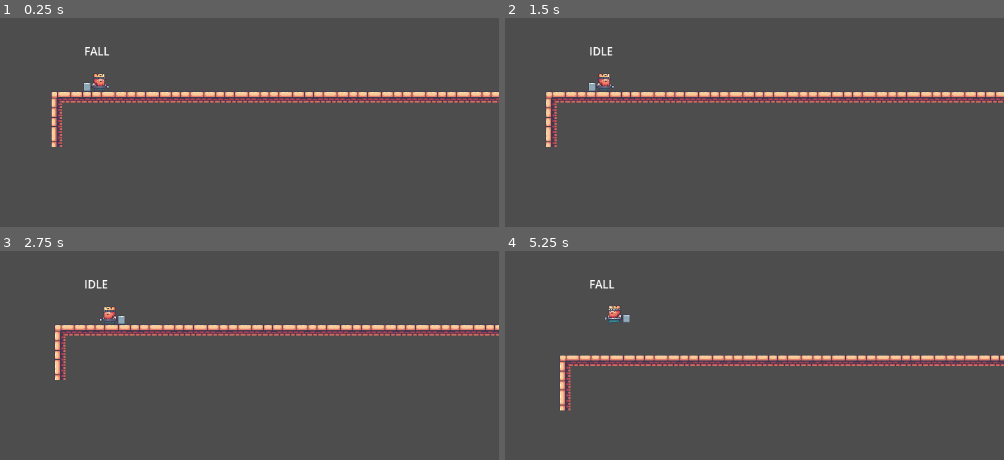
Above: before the commit, frames 1-4 (two rows, left to right).
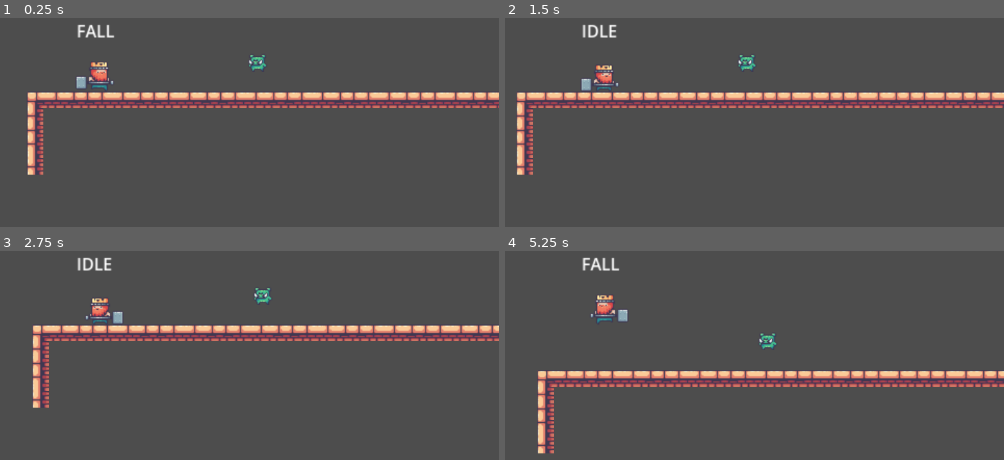
Above: after the commit, the same moments.

Repository: GabrielRSSantos/pig-game
Game: Godot game, scene res://Scenes/main.tscn
The game is run twice, just before and just after one commit, with the same random seed, the same clock (stepped at 60 frames per second) and the same inputs.
Inputs:
- Up to frame 1 (0.25 s): no input
- Up to frame 2 (1.5 s): tap Enter (ui_accept) at 0.5, 0.77 s; hold Right (ui_right) from 0.53 s (still down); tap A (A) at 0.6 s; tap D (D) at 0.8, 1.35 s
- Up to frame 3 (2.75 s): tap Enter (ui_accept) at 1.52 s; tap E (E) at 1.55 s; release Right (ui_right) at 2.03 s; hold Left (ui_left) from 2.03 s (still down); hold E (E) from 2.03 s (still down); tap A (A) at 2.3 s
- Up to frame 4 (5.25 s): tap Enter (ui_accept) at 2.75, 3.02, 3.5, 3.77, 4.25, 4.52, 5 s; release Left (ui_left) at 2.78 s; release E (E) at 2.78 s; hold Right (ui_right) 2.78-4.28 s; tap A (A) at 2.85, 4.55 s; tap D (D) at 3.05, 3.6 s; hold E (E) 3.53-4.28 s; hold Left (ui_left) 4.28-5.03 s; tap E (E) at 4.35 s; hold Right (ui_right) from 5.03 s (still down); tap W (W) at 5.1 s

The runs differ from the first frame. In frame 1, 7.9% of the frame differs, in the area x 5-100%, y 3-76%; in frame 2, 7.9%; in frame 3, 7.7%; in frame 4, 12%, in the area x 6-100%, y 3-98%.

Commit message:
Adding enemy and collision

Diff:
--- /dev/null
+++ b/Scenes/enemy.tscn
@@ -0,0 +1,195 @@
+[gd_scene load_steps=28 format=3 uid="uid://dkj28mmpqfgya"]
+
+[ext_resource type="Texture2D" uid="uid://ioe4dbup1ci2" path="res://Assets/Sprites/03-Pig/Attack (34x28).png" id="1_1f0kj"]
+[ext_resource type="Texture2D" uid="uid://bg2uysbo6uokf" path="res://Assets/Sprites/03-Pig/Idle (34x28).png" id="1_hghv2"]
+[ext_resource type="Texture2D" uid="uid://bjvmyocatlnp" path="res://Assets/Sprites/03-Pig/Run (34x28).png" id="3_afpow"]
+
+[sub_resource type="AtlasTexture" id="AtlasTexture_ta2yt"]
+atlas = ExtResource("1_1f0kj")
+region = Rect2(0, 0, 34, 28)
+
+[sub_resource type="AtlasTexture" id="AtlasTexture_m4x7e"]
+atlas = ExtResource("1_1f0kj")
+region = Rect2(34, 0, 34, 28)
+
+[sub_resource type="AtlasTexture" id="AtlasTexture_vt4ob"]
+atlas = ExtResource("1_1f0kj")
+region = Rect2(68, 0, 34, 28)
+
+[sub_resource type="AtlasTexture" id="AtlasTexture_hgeoe"]
+atlas = ExtResource("1_1f0kj")
+region = Rect2(102, 0, 34, 28)
+
+[sub_resource type="AtlasTexture" id="AtlasTexture_tk7xo"]
+atlas = ExtResource("1_1f0kj")
+region = Rect2(136, 0, 34, 28)
+
+[sub_resource type="AtlasTexture" id="AtlasTexture_1f0kj"]
+atlas = ExtResource("1_hghv2")
+region = Rect2(0, 0, 34, 28)
+
+[sub_resource type="AtlasTexture" id="AtlasTexture_afpow"]
+atlas = ExtResource("1_hghv2")
+region = Rect2(34, 0, 34, 28)
+
+[sub_resource type="AtlasTexture" id="AtlasTexture_287tu"]
+atlas = ExtResource("1_hghv2")
+region = Rect2(68, 0, 34, 28)
+
+[sub_resource type="AtlasTexture" id="AtlasTexture_0830c"]
+atlas = ExtResource("1_hghv2")
+region = Rect2(102, 0, 34, 28)
+
+[sub_resource type="AtlasTexture" id="AtlasTexture_ghaa6"]
+atlas = ExtResource("1_hghv2")
+region = Rect2(136, 0, 34, 28)
+
+[sub_resource type="AtlasTexture" id="AtlasTexture_1dp5w"]
+atlas = ExtResource("1_hghv2")
+region = Rect2(170, 0, 34, 28)
+
+[sub_resource type="AtlasTexture" id="AtlasTexture_auwsv"]
+atlas = ExtResource("1_hghv2")
+region = Rect2(204, 0, 34, 28)
+
+[sub_resource type="AtlasTexture" id="AtlasTexture_8uf12"]
+atlas = ExtResource("1_hghv2")
+region = Rect2(238, 0, 34, 28)
+
+[sub_resource type="AtlasTexture" id="AtlasTexture_po0sg"]
+atlas = ExtResource("1_hghv2")
+region = Rect2(272, 0, 34, 28)
+
+[sub_resource type="AtlasTexture" id="AtlasTexture_haro7"]
+atlas = ExtResource("1_hghv2")
+region = Rect2(306, 0, 34, 28)
+
+[sub_resource type="AtlasTexture" id="AtlasTexture_56vhr"]
+atlas = ExtResource("1_hghv2")
+region = Rect2(340, 0, 34, 28)
+
+[sub_resource type="AtlasTexture" id="AtlasTexture_scl1n"]
+atlas = ExtResource("3_afpow")
+region = Rect2(0, 0, 34, 28)
+
+[sub_resource type="AtlasTexture" id="AtlasTexture_dhkrs"]
+atlas = ExtResource("3_afpow")
+region = Rect2(34, 0, 34, 28)
+
+[sub_resource type="AtlasTexture" id="AtlasTexture_5xdhn"]
+atlas = ExtResource("3_afpow")
+region = Rect2(68, 0, 34, 28)
+
+[sub_resource type="AtlasTexture" id="AtlasTexture_4jyny"]
+atlas = ExtResource("3_afpow")
+region = Rect2(102, 0, 34, 28)
+
+[sub_resource type="AtlasTexture" id="AtlasTexture_vh8xy"]
+atlas = ExtResource("3_afpow")
+region = Rect2(136, 0, 34, 28)
+
+[sub_resource type="AtlasTexture" id="AtlasTexture_qjcj6"]
+atlas = ExtResource("3_afpow")
+region = Rect2(170, 0, 34, 28)
+
+[sub_resource type="SpriteFrames" id="SpriteFrames_ta2yt"]
+animations = [{
+"frames": [{
+"duration": 1.0,
+"texture": SubResource("AtlasTexture_ta2yt")
+}, {
+"duration": 1.0,
+"texture": SubResource("AtlasTexture_m4x7e")
+}, {
+"duration": 1.0,
+"texture": SubResource("AtlasTexture_vt4ob")
+}, {
+"duration": 1.0,
+"texture": SubResource("AtlasTexture_hgeoe")
+}, {
+"duration": 1.0,
+"texture": SubResource("AtlasTexture_tk7xo")
+}],
+"loop": false,
+"name": &"Attack",
+"speed": 8.0
+}, {
+"frames": [{
+"duration": 1.0,
+"texture": SubResource("AtlasTexture_1f0kj")
+}, {
+"duration": 1.0,
+"texture": SubResource("AtlasTexture_afpow")
+}, {
+"duration": 1.0,
+"texture": SubResource("AtlasTexture_287tu")
+}, {
+"duration": 1.0,
+"texture": SubResource("AtlasTexture_0830c")
+}, {
+"duration": 1.0,
+"texture": SubResource("AtlasTexture_ghaa6")
+}, {
+"duration": 1.0,
+"texture": SubResource("AtlasTexture_1dp5w")
+}, {
+"duration": 1.0,
+"texture": SubResource("AtlasTexture_auwsv")
+}, {
+"duration": 1.0,
+"texture": SubResource("AtlasTexture_8uf12")
+}, {
+"duration": 1.0,
+"texture": SubResource("AtlasTexture_po0sg")
+}, {
+"duration": 1.0,
+"texture": SubResource("AtlasTexture_haro7")
+}, {
+"duration": 1.0,
+"texture": SubResource("AtlasTexture_56vhr")
+}],
+"loop": true,
+"name": &"Idle",
+"speed": 9.0
+}, {
+"frames": [{
+"duration": 1.0,
+"texture": SubResource("AtlasTexture_scl1n")
+}, {
+"duration": 1.0,
+"texture": SubResource("AtlasTexture_dhkrs")
+}, {
+"duration": 1.0,
+"texture": SubResource("AtlasTexture_5xdhn")
+}, {
+"duration": 1.0,
+"texture": SubResource("AtlasTexture_4jyny")
+}, {
+"duration": 1.0,
+"texture": SubResource("AtlasTexture_vh8xy")
+}, {
+"duration": 1.0,
+"texture": SubResource("AtlasTexture_qjcj6")
+}],
+"loop": true,
+"name": &"Run",
+"speed": 9.0
+}]
+
+[sub_resource type="CapsuleShape2D" id="CapsuleShape2D_m4x7e"]
+radius = 8.0
+height = 18.0
+
+[node name="Enemy" type="CharacterBody2D" groups=["Enemy"]]
+collision_layer = 2
+
+[node name="EnemySprite" type="AnimatedSprite2D" parent="."]
+position = Vector2(-3, -14)
+sprite_frames = SubResource("SpriteFrames_ta2yt")
+animation = &"Run"
+autoplay = "Idle"
+frame_progress = 0.652642
+
+[node name="EnemyCollision" type="CollisionShape2D" parent="."]
+position = Vector2(0, -10)
+shape = SubResource("CapsuleShape2D_m4x7e")
--- a/Scenes/main.tscn
+++ b/Scenes/main.tscn
@@ -1,7 +1,8 @@
-[gd_scene load_steps=5 format=4 uid="uid://mjy5wfv7t838"]
+[gd_scene load_steps=6 format=4 uid="uid://mjy5wfv7t838"]
 
 [ext_resource type="Texture2D" uid="uid://cpsjrfiqu203h" path="res://Assets/Sprites/14-TileSets/Terrain (32x32).png" id="1_jjgbg"]
 [ext_resource type="PackedScene" uid="uid://c3la4ttvr40x7" path="res://Scenes/player.tscn" id="2_bo1nx"]
+[ext_resource type="PackedScene" uid="uid://dkj28mmpqfgya" path="res://Scenes/enemy.tscn" id="3_8gbba"]
 
 [sub_resource type="TileSetAtlasSource" id="TileSetAtlasSource_bo1nx"]
 texture = ExtResource("1_jjgbg")
@@ -430,3 +431,6 @@
 
 [node name="Player" parent="." instance=ExtResource("2_bo1nx")]
 position = Vector2(102, 245)
+
+[node name="Enemy" parent="." instance=ExtResource("3_8gbba")]
+position = Vector2(254, 253)
--- a/Scenes/player.tscn
+++ b/Scenes/player.tscn
@@ -1,10 +1,12 @@
-[gd_scene load_steps=35 format=3 uid="uid://c3la4ttvr40x7"]
+[gd_scene load_steps=40 format=3 uid="uid://c3la4ttvr40x7"]
 
 [ext_resource type="Script" uid="uid://ch2kldeu3nir0" path="res://Scripts/player.gd" id="1_6t5aa"]
 [ext_resource type="Texture2D" uid="uid://byctoruth7yoo" path="res://Assets/Sprites/01-King Human/Attack (78x58).png" id="1_cvnsp"]
 [ext_resource type="Texture2D" uid="uid://338yg4yir5j0" path="res://Assets/Sprites/01-King Human/Idle (78x58).png" id="1_v0iea"]
+[ext_resource type="Texture2D" uid="uid://d1i0yf8kup1ec" path="res://Assets/Sprites/01-King Human/Fall (78x58).png" id="3_pu2lt"]
 [ext_resource type="Texture2D" uid="uid://bwbg7r7s1aif2" path="res://Assets/Sprites/01-King Human/Run (78x58).png" id="4_8erm5"]
 [ext_resource type="Script" uid="uid://b064j6ki73qpq" path="res://Scripts/State/StateMachine.gd" id="4_fkybt"]
+[ext_resource type="Texture2D" uid="uid://ddi72tufc2msy" path="res://Assets/Sprites/01-King Human/Jump (78x58).png" id="5_ukyrk"]
 [ext_resource type="Script" uid="uid://c2l4bo6t50yj6" path="res://Scripts/State/Idle.gd" id="5_x3wgy"]
 [ext_resource type="Script" uid="uid://8ukqoaomqbvf" path="res://Scripts/State/Attack.gd" id="6_x3wgy"]
 [ext_resource type="Script" uid="uid://865txhqxj8ts" path="res://Scripts/State/Walk.gd" id="7_3smsa"]
@@ -13,28 +15,32 @@
 
 [sub_resource type="AtlasTexture" id="AtlasTexture_ukyrk"]
 atlas = ExtResource("1_cvnsp")
-region = Rect2(0, 0, 78, 58)
+region = Rect2(3, 0, 77, 58)
 
 [sub_resource type="AtlasTexture" id="AtlasTexture_7dp3o"]
 atlas = ExtResource("1_cvnsp")
-region = Rect2(78, 0, 78, 58)
+region = Rect2(80, 0, 77, 58)
 
 [sub_resource type="AtlasTexture" id="AtlasTexture_h4iuc"]
 atlas = ExtResource("1_cvnsp")
+region = Rect2(157, 0, 77, 58)
+
+[sub_resource type="AtlasTexture" id="AtlasTexture_2ijsl"]
+atlas = ExtResource("3_pu2lt")
+region = Rect2(0, 0, 78, 58)
+
+[sub_resource type="AtlasTexture" id="AtlasTexture_cvnsp"]
+atlas = ExtResource("1_v0iea")
+region = Rect2(0, 0, 78, 58)
+
+[sub_resource type="AtlasTexture" id="AtlasTexture_6t5aa"]
+atlas = ExtResource("1_v0iea")
+region = Rect2(78, 0, 78, 58)
+
+[sub_resource type="AtlasTexture" id="AtlasTexture_vgqql"]
+atlas = ExtResource("1_v0iea")
 region = Rect2(156, 0, 78, 58)
 
-[sub_resource type="AtlasTexture" id="AtlasTexture_cvnsp"]
-atlas = ExtResource("1_v0iea")
-region = Rect2(0, 0, 78, 58)
-
-[sub_resource type="AtlasTexture" id="AtlasTexture_6t5aa"]
-atlas = ExtResource("1_v0iea")
-region = Rect2(78, 0, 78, 58)
-
-[sub_resource type="AtlasTexture" id="AtlasTexture_vgqql"]
-atlas = ExtResource("1_v0iea")
-region = Rect2(156, 0, 78, 58)
-
 [sub_resource type="AtlasTexture" id="AtlasTexture_fkybt"]
 atlas = ExtResource("1_v0iea")
 region = Rect2(234, 0, 78, 58)
@@ -66,6 +72,10 @@
 [sub_resource type="AtlasTexture" id="AtlasTexture_pu2lt"]
 atlas = ExtResource("1_v0iea")
 region = Rect2(780, 0, 78, 58)
+
+[sub_resource type="AtlasTexture" id="AtlasTexture_p1odr"]
+atlas = ExtResource("5_ukyrk")
+region = Rect2(0, 0, 78, 58)
 
 [sub_resource type="AtlasTexture" id="AtlasTexture_fd4e3"]
 atlas = ExtResource("4_8erm5")
@@ -117,6 +127,14 @@
 }, {
 "frames": [{
 "duration": 1.0,
+"texture": SubResource("AtlasTexture_2ijsl")
+}],
+"loop": true,
+"name": &"Fall",
+"speed": 5.0
+}, {
+"frames": [{
+"duration": 1.0,
 "texture": SubResource("AtlasTexture_cvnsp")
 }, {
 "duration": 1.0,
@@ -152,6 +170,14 @@
 "loop": true,
 "name": &"Idle",
 "speed": 12.0
+}, {
+"frames": [{
+"duration": 1.0,
+"texture": SubResource("AtlasTexture_p1odr")
+}],
+"loop": true,
+"name": &"Jump",
+"speed": 5.0
 }, {
 "frames": [{
 "duration": 1.0,
@@ -185,10 +211,15 @@
 
 [sub_resource type="CapsuleShape2D" id="CapsuleShape2D_7dp3o"]
 
+[sub_resource type="RectangleShape2D" id="RectangleShape2D_pu2lt"]
+size = Vector2(31, 39)
+
 [node name="Player" type="CharacterBody2D"]
+collision_mask = 15
 script = ExtResource("1_6t5aa")
 
 [node name="PlayerCamera" type="Camera2D" parent="."]
+zoom = Vector2(1.5, 1.5)
 
 [node name="State" type="Label" parent="."]
 offset_left = -22.0
@@ -202,8 +233,10 @@
 sprite_frames = SubResource("SpriteFrames_ukyrk")
 animation = &"Attack"
 autoplay = "Idle"
-
-[node name="CollisionShape2D" type="CollisionShape2D" parent="."]
+frame = 2
+frame_progress = 1.0
+
+[node name="PlayerCollision" type="CollisionShape2D" parent="."]
 position = Vector2(0, -15)
 shape = SubResource("CapsuleShape2D_7dp3o")
 
@@ -225,3 +258,12 @@
 
 [node name="Fall" type="Node" parent="StateMachine"]
 script = ExtResource("10_tx1dd")
+
+[node name="AttackArea" type="Area2D" parent="."]
+
+[node name="CollisionShape2D" type="CollisionShape2D" parent="AttackArea"]
+position = Vector2(27.5, -20.5)
+shape = SubResource("RectangleShape2D_pu2lt")
+debug_color = Color(0.846947, 0.284513, 0.628704, 0.42)
+
+[connection signal="body_entered" from="AttackArea" to="." method="_on_attack_area_body_entered"]
--- a/Scripts/State/Attack.gd
+++ b/Scripts/State/Attack.gd
@@ -19,8 +19,6 @@
 	if player.is_on_floor() and Input.is_action_just_pressed("W"):
 		player.velocity.y = 0
 		finished.emit("Jump")
-	if not player.is_on_floor():
-		finished.emit("Fall")
 
 	player.move_and_slide()
 
--- a/Scripts/State/Fall.gd
+++ b/Scripts/State/Fall.gd
@@ -3,7 +3,7 @@
 func enter(previous_state_path: String, data := {}) -> void:
 	player.state.text = "FALL"
 	print("FALL")
-	#player.velocity.y = 0
+	player.animation_player.play("Fall")
 
 func physics_update(_delta: float) -> void:
 	player.velocity += player.get_gravity() * _delta
--- a/Scripts/State/Jump.gd
+++ b/Scripts/State/Jump.gd
@@ -4,7 +4,7 @@
 	player.state.text = "JUMP"
 	print("JUMP")
 	player.velocity.y = player.JUMP_VELOCITY
-	# player.animation_player.play("Jump")
+	player.animation_player.play("Jump")
 
 func physics_update(_delta: float) -> void:
 	player.velocity.y += player.gravity * _delta
--- a/Scripts/State/Walk.gd
+++ b/Scripts/State/Walk.gd
@@ -10,7 +10,6 @@
 	var input_direction_x := Input.get_axis("A", "D")
 
 	player.animation_player.flip_h = true if input_direction_x < 0 else false if input_direction_x > 0 else player.animation_player.flip_h
-
 	player.velocity.x = player.SPEED * input_direction_x
 
 	if player.velocity.x == 0:
--- a/Scripts/player.gd
+++ b/Scripts/player.gd
@@ -6,3 +6,21 @@
 
 @onready var animation_player: AnimatedSprite2D = $AnimatedSprite2D
 @onready var state: Label = $State
+@onready var attack_area: Area2D = $AttackArea
+
+func _process(delta: float) -> void:
+	if animation_player.flip_h:
+		attack_area.position.x = -55
+		animation_player.position.x = -7
+	else:
+		attack_area.position.x = 0
+		animation_player.position.x = 7
+
+func _on_attack_area_body_entered(body: Node2D) -> void:
+	if body.is_in_group("Enemy"):
+		frameFreeze(0.05, 1)
+
+func frameFreeze(timeScale, duration):
+	Engine.time_scale = timeScale
+	await get_tree().create_timer(0.2).timeout
+	Engine.time_scale = 1.0
--- a/project.godot
+++ b/project.godot
@@ -45,6 +45,13 @@
 ]
 }
 
+[layer_names]
+
+2d_physics/layer_1="Player"
+2d_physics/layer_2="Enemy"
+2d_physics/layer_3="Box"
+2d_physics/layer_4="Item"
+
 [rendering]
 
 renderer/rendering_method="gl_compatibility"
